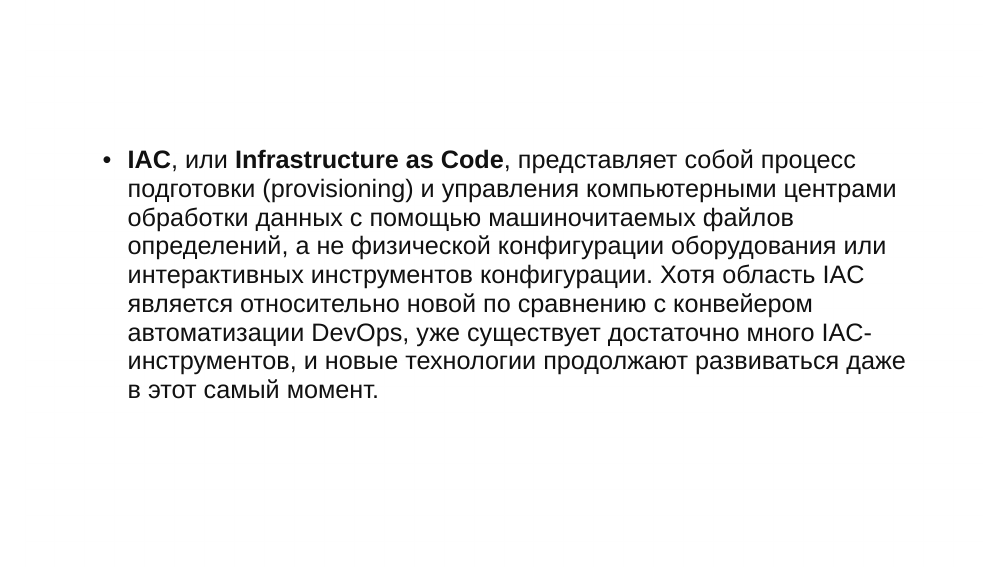
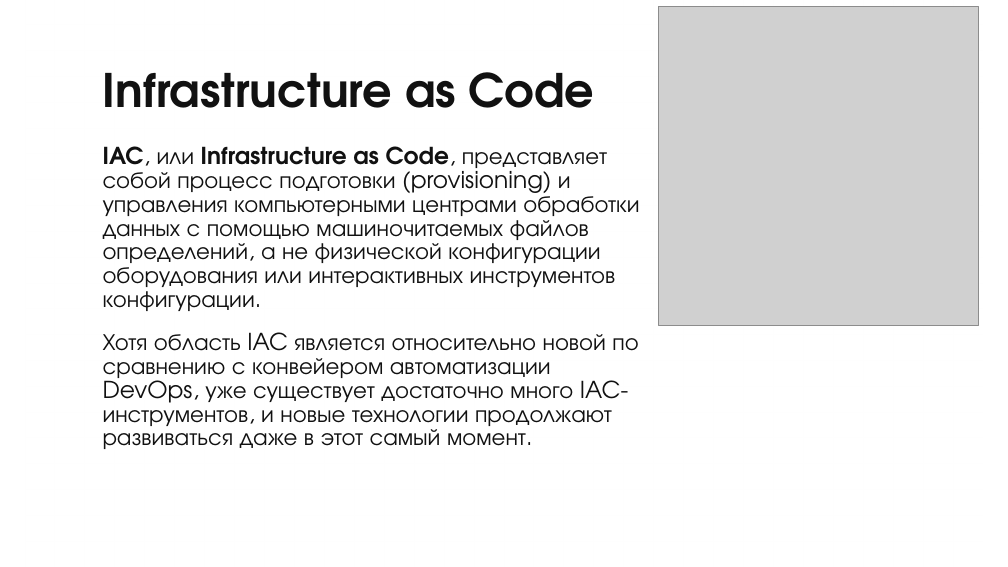
Before and after one commit to iu5git/DevOps, a slide deck: slide 4 of Лекции/Лекция11/Лекция_Terraform.pptx (slide 5 before the commit). Drawn at 1008x567 pixels with LibreOffice and Linux fonts; fonts in the diff are those of the drawing; grey boxes stand for pictures; background and template pictures are left out. Boxes give left, top, right and bottom in pixels: in the first picture for what was removed or moved away, otherwise in the second. Text is boxed around its words. In the diff, an @@ line names an element or a change of style, - is before the commit and + after.

```diff
--- a/Лекции/Лекция11/Лекция_Terraform.pptx
+++ b/Лекции/Лекция11/Лекция_Terraform.pptx
@@ picture added at [659, 6, 979, 326] @@
@@ title added at [103, 72, 595, 108], 44 pt, text #111111, bold @@
+Infrastructure as Code
@@ text at [103, 146, 639, 449]: text changed; size 24 to 22.2 pt; font Arial to TeX Gyre Adventor @@
-• IAC, или Infrastructure as Code, представляет собой процесс подготовки (provisioning) и управления компьютерными центрами обработки данных с помощью машиночитаемых файлов определений, а не физической конфигурации оборудования или интерактивных инструментов конфигурации. Хотя область IAC является относительно новой по сравнению с конвейером автоматизации DevOps, уже существует достаточно много IAC-инструментов, и новые технологии продолжают развиваться даже в этот самый момент.
+IAC, или Infrastructure as Code, представляет собой процесс подготовки (provisioning) и управления компьютерными центрами обработки данных с помощью машиночитаемых файлов определений, а не физической конфигурации оборудования или интерактивных инструментов конфигурации.
+Хотя область IAC является относительно новой по сравнению с конвейером автоматизации DevOps, уже существует достаточно много IAC-инструментов, и новые технологии продолжают развиваться даже в этот самый момент.
```
Also in this commit, not shown: 21 other slides changed, 7 slides added, 4 slides removed, 2 other files.
